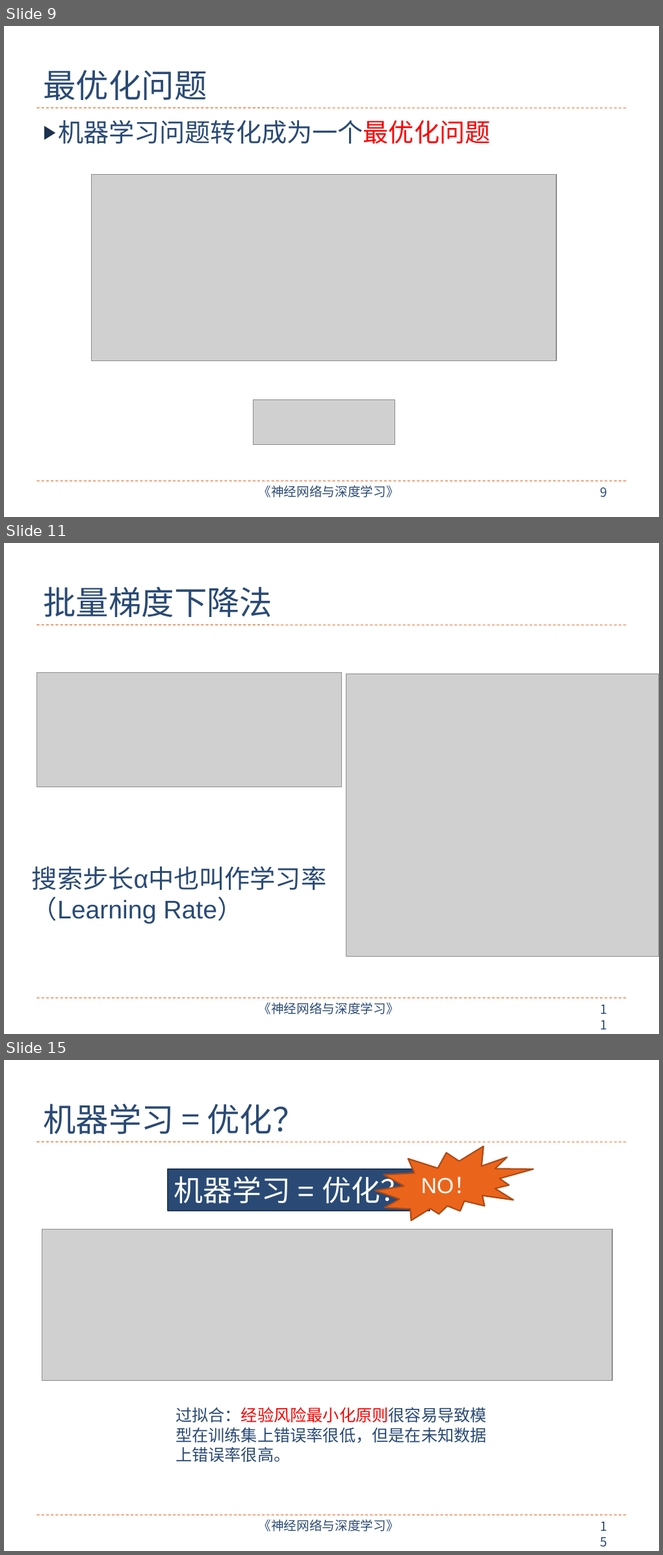
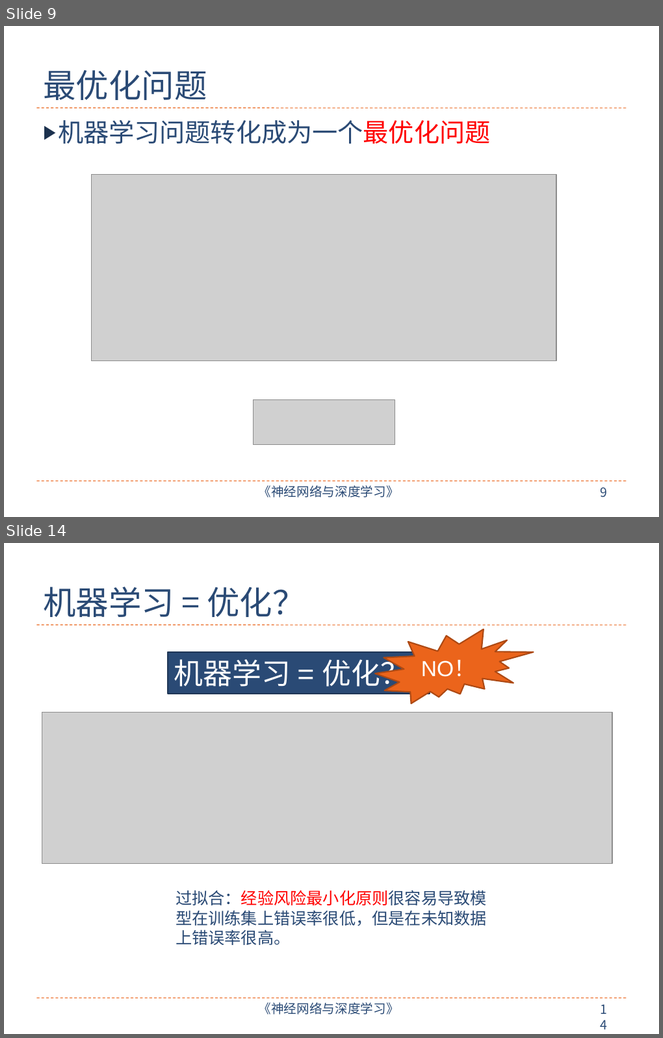
Before and after one commit to nndl/nndl.github.io, a slide deck: ppt/chap-机器学习概述.pptx. Shown one above the other, each under a label of ours: slides 9, 11 and 15 before the commit, slides 9 and 14 after it; the slides between them are not shown. The pictures are 663x1555 and 663x1038 pixels, drawn with LibreOffice and Linux fonts; fonts in the diff are those of the drawing; grey boxes stand for pictures. Boxes give left, top, right and bottom in pixels: in the first picture for what was removed or moved away, otherwise in the second. Text is boxed around its words. In the diff, an @@ line names an element or a change of style, - is before the commit and + after.

```diff
--- a/ppt/chap-机器学习概述.pptx
+++ b/ppt/chap-机器学习概述.pptx
@@ slide 11 removed at (x1=4, y1=543, x2=659, y2=1034), background #FFFFFF; not listed: 4 template elements that a slide beside it also shows @@
@@ title removed at (x1=43, y1=587, x2=272, y2=617) @@
-批量梯度下降法
@@ picture removed at (x1=36, y1=673, x2=342, y2=787) @@
@@ picture removed at (x1=346, y1=674, x2=659, y2=956) @@
@@ text removed at (x1=32, y1=867, x2=326, y2=924) @@
-搜索步长α中也叫作学习率（Learning Rate）
@@ what was slide 15 is now slide 14 @@
@@ page number at (x1=594, y1=999, x2=621, y2=1021): text changed @@
-15
+14
```
Also in this commit, not shown: 5 slides changed, 10 slides added.
